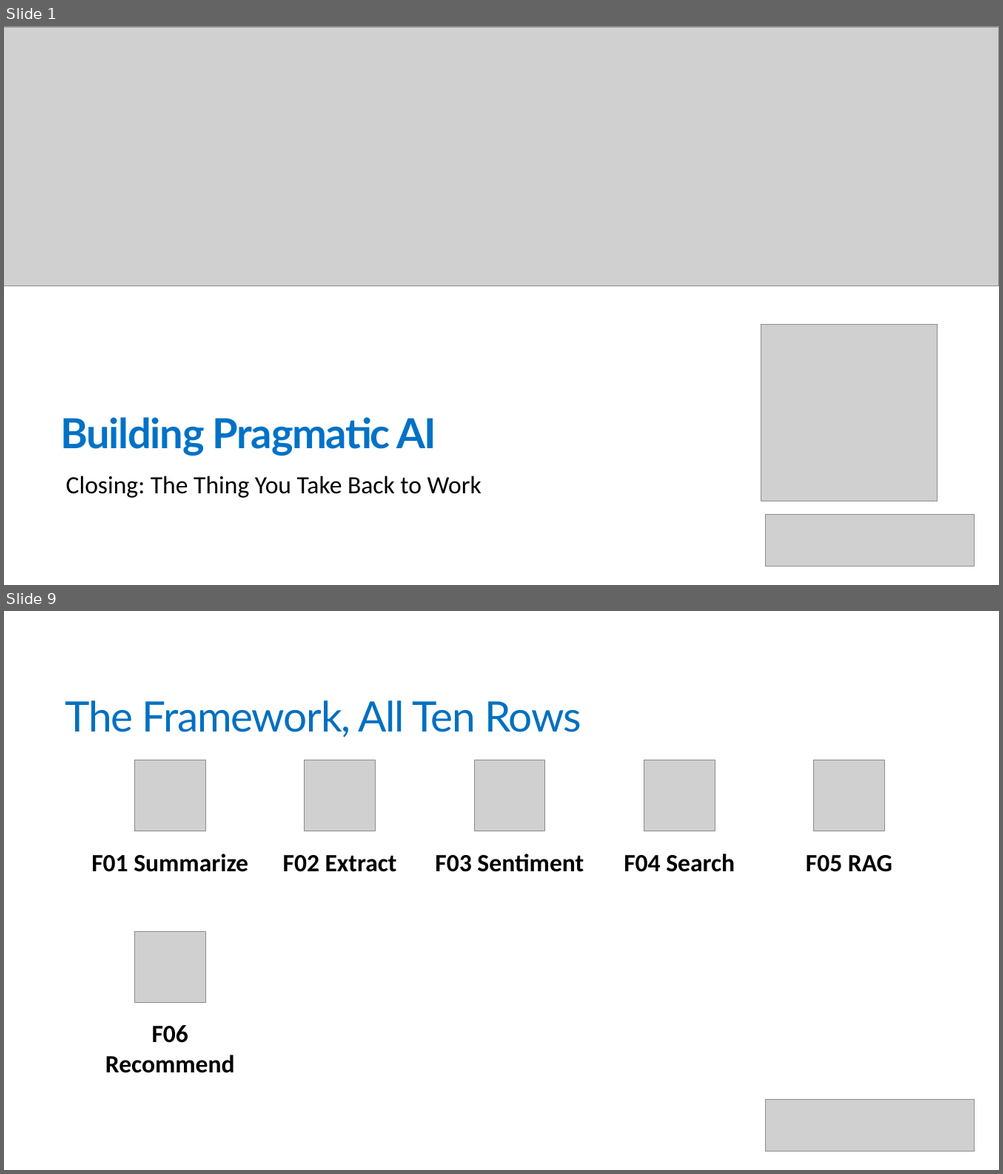
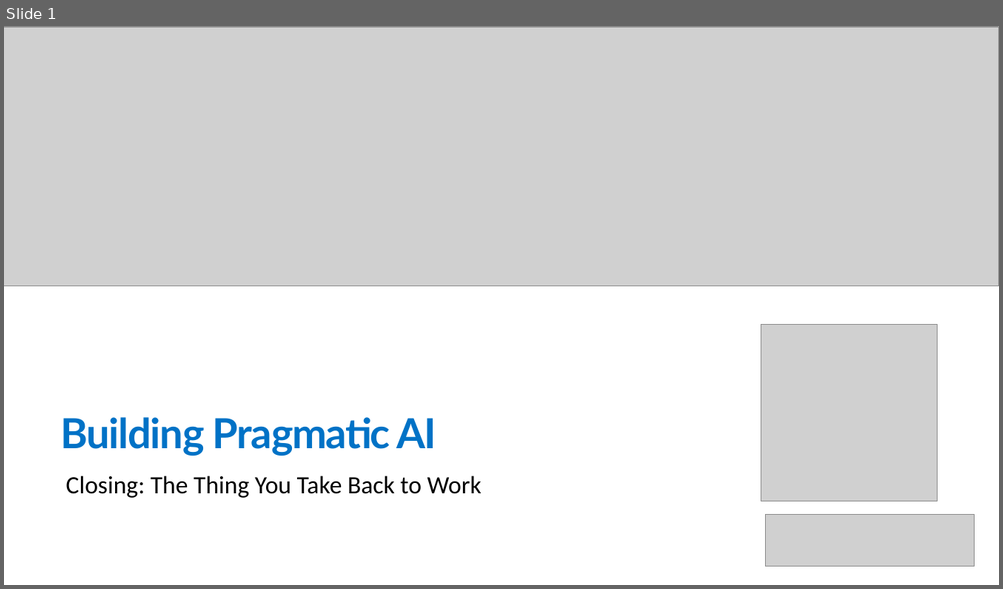
Before and after one commit to trailheadtechnology/10-ai-features-workshop, a slide deck: modules/M5-closing/M5-closing.pptx. Shown one above the other, each under a label of ours: slides 1 and 9 before the commit, slide 1 after it; the slides between them are not shown. The pictures are 1003x1174 and 1003x589 pixels, drawn with LibreOffice and Linux fonts; fonts in the diff are those of the drawing; grey boxes stand for pictures. Boxes give left, top, right and bottom in pixels: in the first picture for what was removed or moved away, otherwise in the second. Text is boxed around its words. In the diff, an @@ line names an element or a change of style, - is before the commit and + after.

```diff
--- a/modules/M5-closing/M5-closing.pptx
+++ b/modules/M5-closing/M5-closing.pptx
@@ slide 9 removed at box(4, 611, 999, 1170), background #FFFFFF @@
@@ title removed at box(65, 701, 581, 738) @@
-The Framework, All Ten Rows
@@ picture removed at box(134, 760, 205, 831) @@
@@ picture removed at box(304, 760, 375, 831) @@
@@ picture removed at box(474, 760, 545, 831) @@
@@ picture removed at box(643, 760, 714, 831) @@
@@ picture removed at box(814, 760, 885, 831) @@
@@ text removed at box(91, 854, 248, 872) @@
-F01 Summarize
@@ text removed at box(435, 854, 583, 872) @@
-F03 Sentiment
@@ text removed at box(623, 854, 734, 872) @@
-F04 Search
@@ text removed at box(283, 855, 397, 872) @@
-F02 Extract
@@ text removed at box(805, 855, 892, 872) @@
-F05 RAG
@@ picture removed at box(134, 932, 205, 1002) @@
@@ text removed at box(105, 1025, 235, 1073) @@
-F06 Recommend
@@ picture removed at box(765, 1099, 974, 1152) @@
```
Also in this commit, not shown: 9 slides changed, 21 other slides removed, 9 other files.
